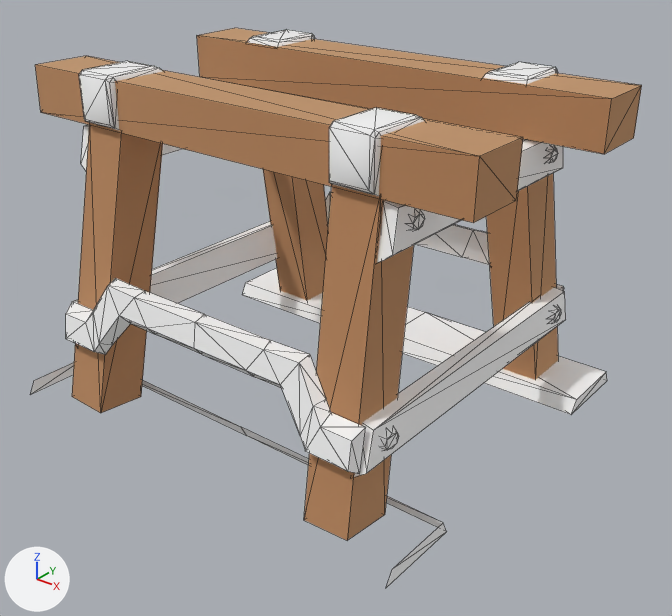
The glTF model assets/models/props/whetstone.glb as it was, and as the next commit left it.
Both versions are drawn from a 50 mm camera at (1.112, -1.267, 1.043) aimed at (0.055, 0.054, 0.224). Every picture has the same lights, and +X, +Y and +Z are marked at lower left. The picture after the commit comes second. Mesh edges are drawn as thin lines. Vertices at exactly the same position are counted once.

The first picture shows 'Whetstone'.
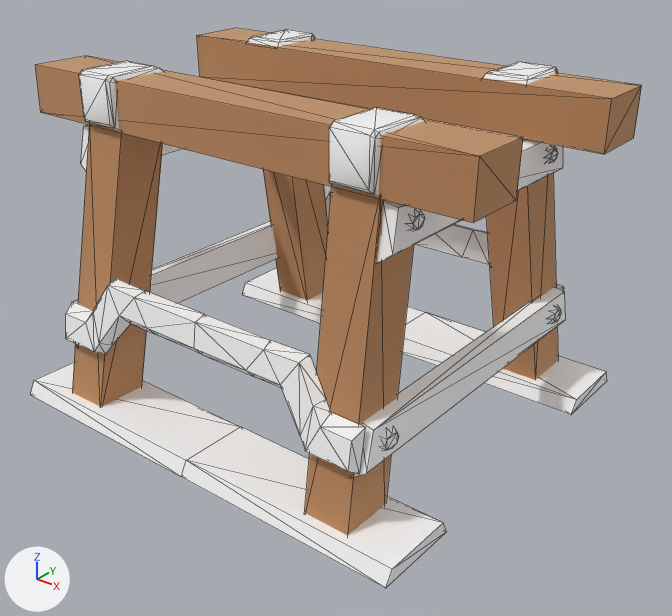
Location of each change, [x1, y1, x2, y2] in pixels of the pictures (672 x 616 px):
```json
{"part": 1, "of": "me_cube_125", "change": "added", "after": [30, 362, 442, 588]}
```

Edits to the scene script, one JSON object a line:
```json
{"block": "me_cube_125", "where": "# used by ob_whetstone; location = (0.0, 0.0, 0.0)"}
{"op": "remove", "block": "me_cube_125", "code": "me_cube_125.from_pydata(...)  # 406 vertices, 620 faces; spans x -0.5..0.5, y -0.331..0.5, z 0.0..0.688"}
{"op": "add", "block": "me_cube_125", "code": "me_cube_125.from_pydata(...)  # 408 vertices, 632 faces; spans x -0.5..0.5, y -0.331..0.5, z 0.0..0.688"}
{"block": "me_cube_125", "change": "me_cube_125 part 1"}
{"block": "me_cube_125", "change": "2 vertices are added at (-0.007, -0.331, 0.001), (-0.007, -0.316, 0.03)"}
{"block": "me_cube_125", "change": "12 new faces join them, mat_mi_trim_furniture"}
```
